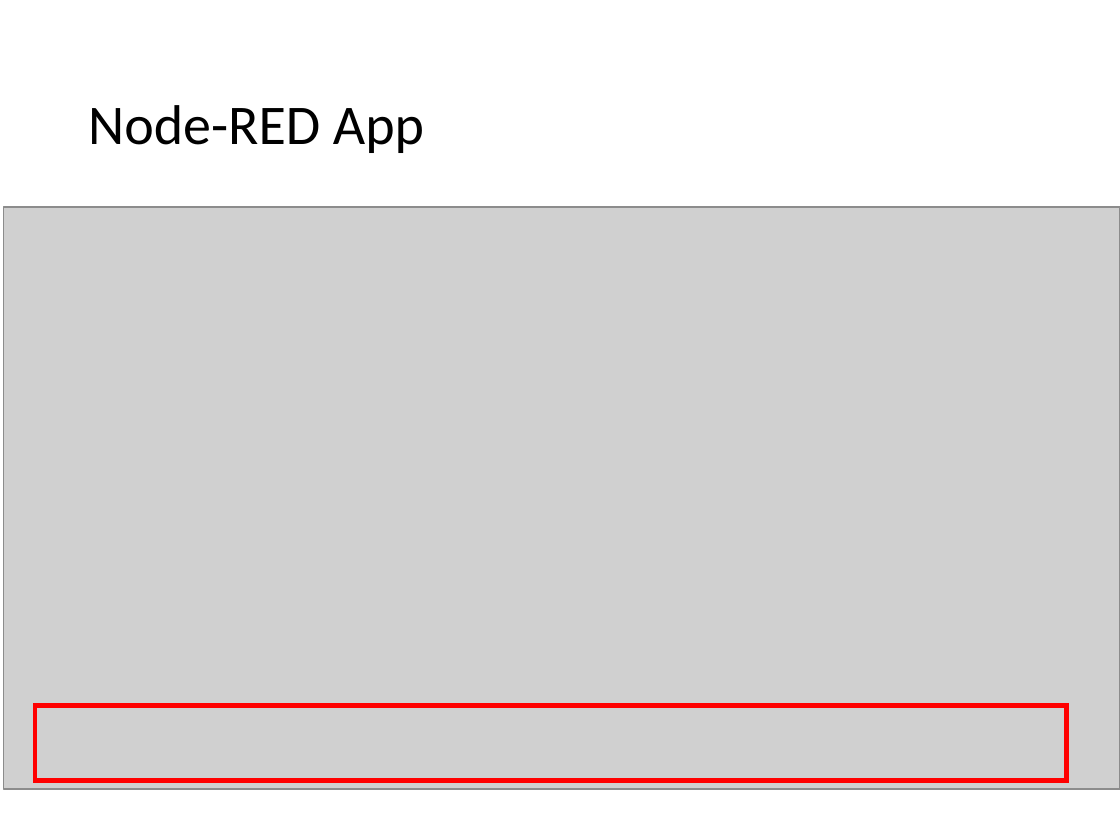
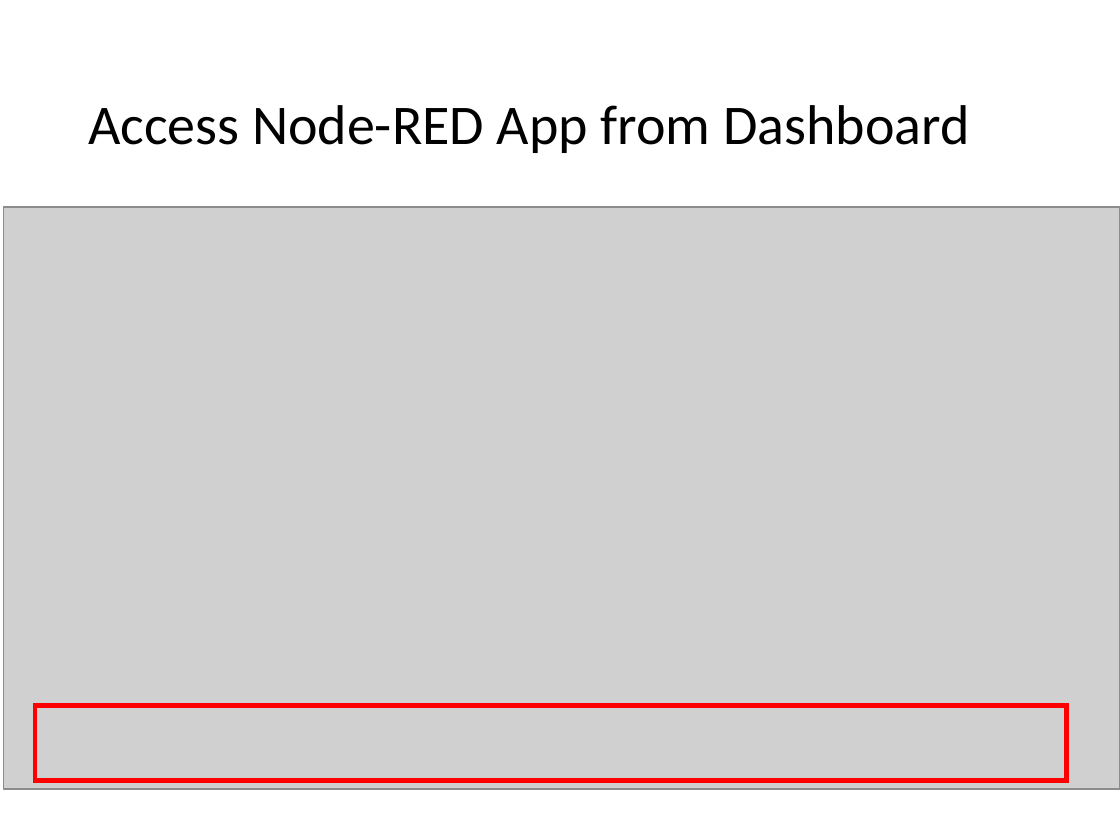
Before and after one commit to cdeck3r/IoTBluemixTutorial, a slide deck: slide 31 of Slides/IoTBluemixTutorial.pptx (slide 29 before the commit). Drawn at 1120x840 pixels with LibreOffice and Linux fonts; fonts in the diff are those of the drawing; grey boxes stand for pictures. Boxes give left, top, right and bottom in pixels: in the first picture for what was removed or moved away, otherwise in the second. Text is boxed around its words. In the diff, an @@ line names an element or a change of style, - is before the commit and + after.

```diff
--- a/Slides/IoTBluemixTutorial.pptx
+++ b/Slides/IoTBluemixTutorial.pptx
@@ title at box(88, 105, 969, 153): text changed @@
-Node-RED App
+Access Node-RED App from Dashboard
```
Also in this commit, not shown: 2 other slides changed, 2 slides added.
